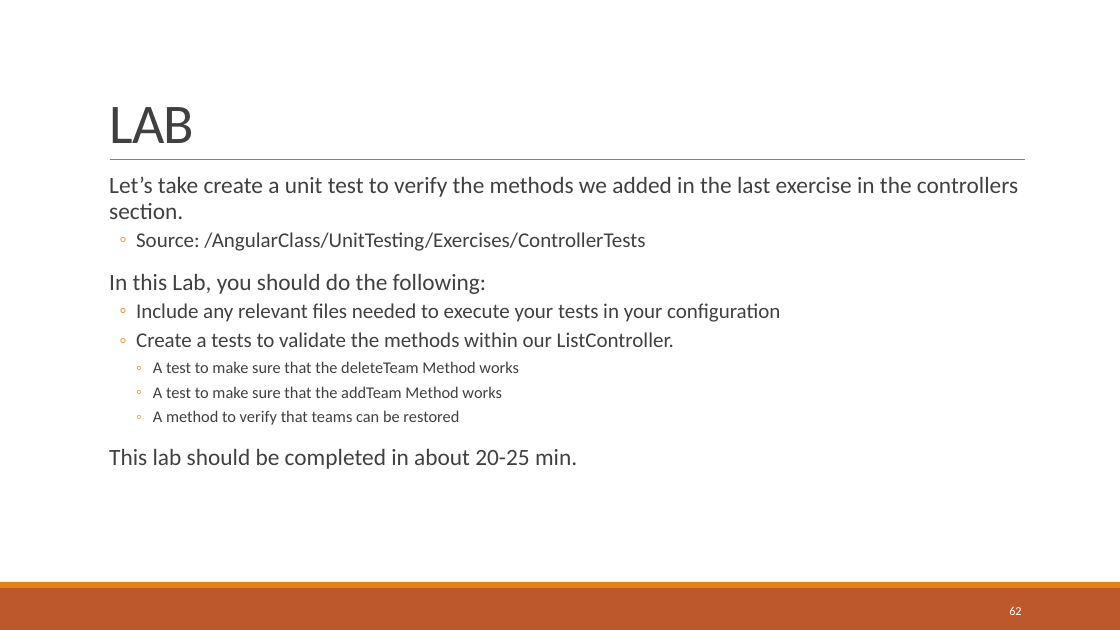
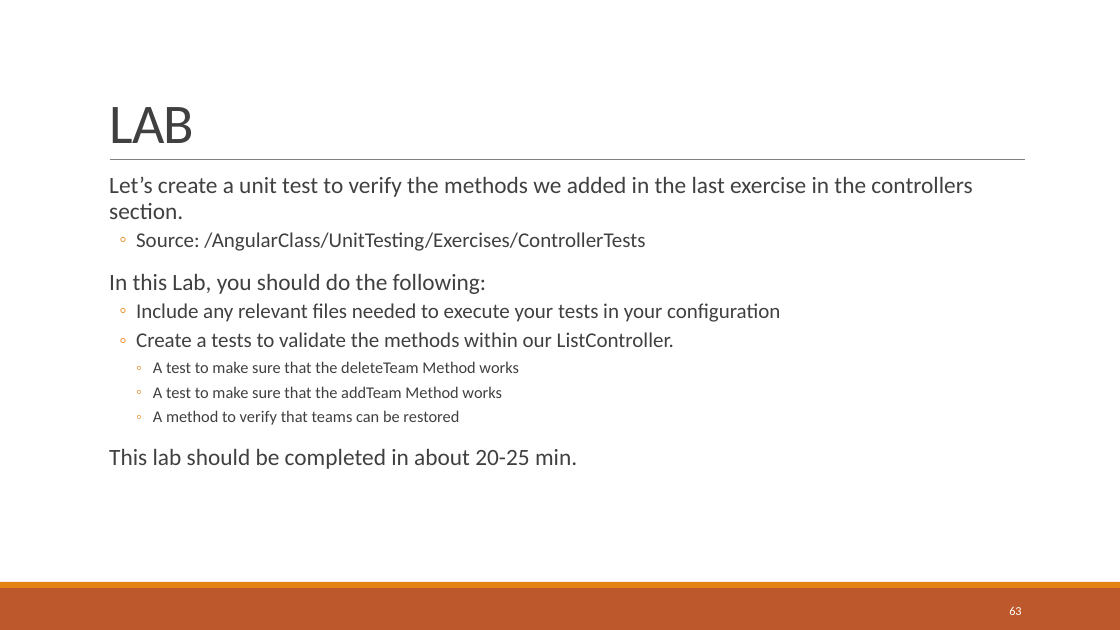
Before and after one commit to sbechtold/angularjs, a slide deck: slide 63 of materials/AngularJS.pptx (slide 62 before the commit). Drawn at 1120x630 pixels with LibreOffice and Linux fonts; fonts in the diff are those of the drawing. Boxes give left, top, right and bottom in pixels: in the first picture for what was removed or moved away, otherwise in the second. Text is boxed around its words. In the diff, an @@ line names an element or a change of style, - is before the commit and + after.

```diff
--- a/materials/AngularJS.pptx
+++ b/materials/AngularJS.pptx
@@ text at bbox=[109, 176, 972, 219]: text changed @@
-  Let’s take create a unit test to verify the methods we added in the last exercise in the controllers section.
+  Let’s create a unit test to verify the methods we added in the last exercise in the controllers section.
@@ page number at bbox=[1009, 606, 1021, 615]: text changed @@
-62
+63
```
Also in this commit, not shown: 6 other slides changed, 3 slides added, 2 slides removed, 22 other files.
